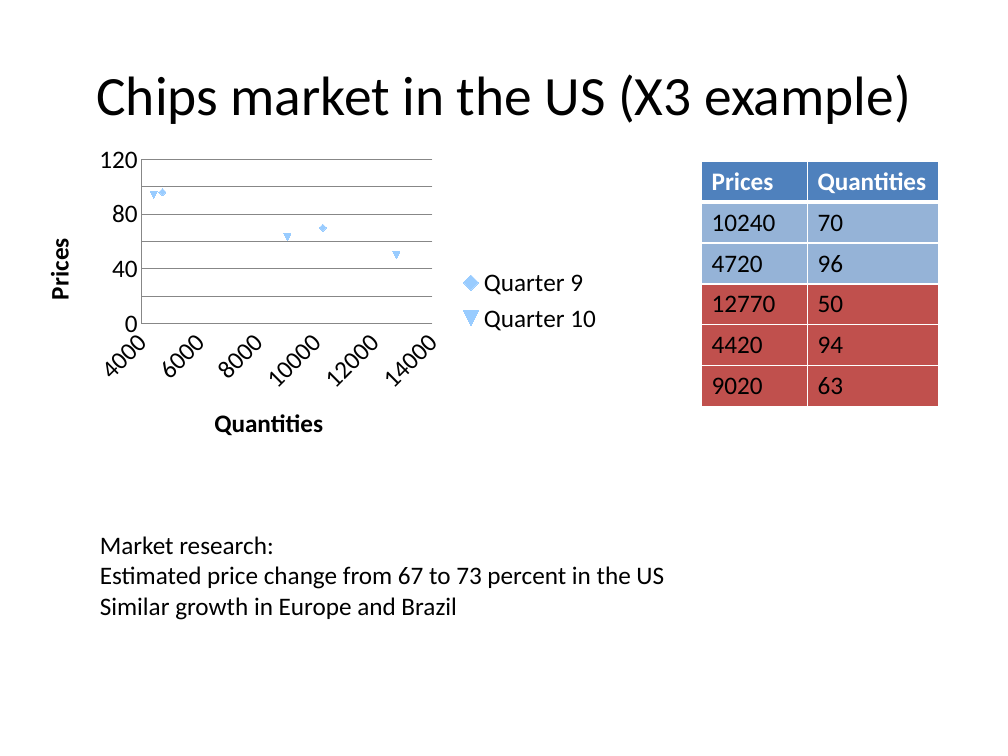
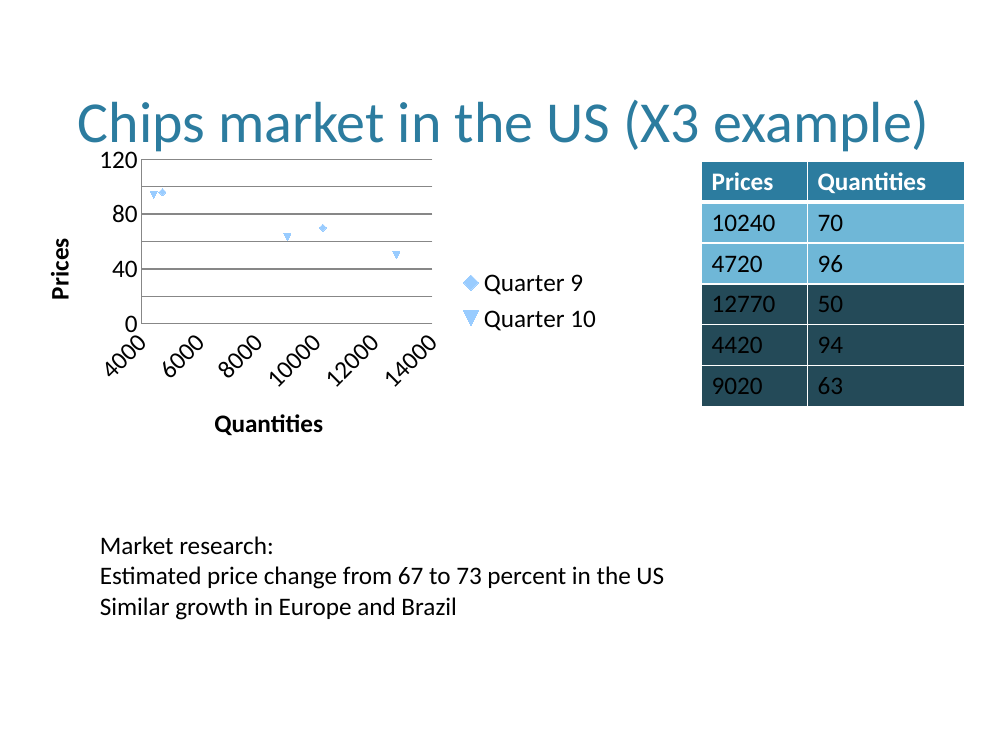
Before and after one commit to dj-death/modtech-bussim-2013, a slide deck: slide 18 of Documents/Final_Presentation.pptx (slide 11 before the commit). Drawn at 1008x756 pixels with LibreOffice and Linux fonts; fonts in the diff are those of the drawing; background and template pictures are left out. Boxes give left, top, right and bottom in pixels: in the first picture for what was removed or moved away, otherwise in the second. Text is boxed around its words. In the diff, an @@ line names an element or a change of style, - is before the commit and + after.

```diff
--- a/Documents/Final_Presentation.pptx
+++ b/Documents/Final_Presentation.pptx
@@ title "Chips market in the US ...": place and size @@
-title "Chips market in the US ..." at box(96, 74, 911, 124)
+title "Chips market in the US ..." at box(78, 100, 929, 156)
@@ title "Chips market in the US ..." at box(78, 100, 929, 156): size 39.6 to 41.4 pt, text colour #000000 to #2C7C9F; vertical alignment middle to bottom @@
@@ scatter chart at box(19, 137, 619, 463) @@
@@ colour of Quarter 9 #4F81BD to #2C7C9F @@
@@ colour of Quarter 10  #C0504D to #244A58 @@
@@ table at box(702, 161, 965, 406) @@
@@ fill #4F81BD to #2C7C9F in row 1 @@
@@ fill #95B3D7 to #6FB7D7 in 4 cells @@
@@ fill #C0504D to #244A58 in 6 cells @@
@@ table: place and size @@
-table at box(702, 161, 938, 406)
+table at box(702, 161, 965, 406)
```
Also in this commit, not shown: 11 other slides changed, 15 slides added, 5 slides removed.
